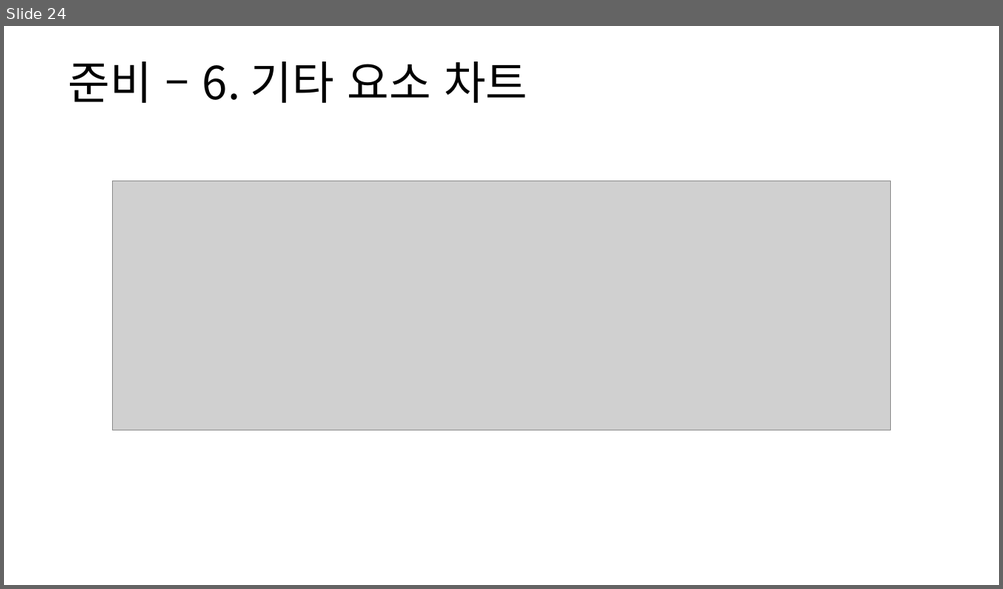
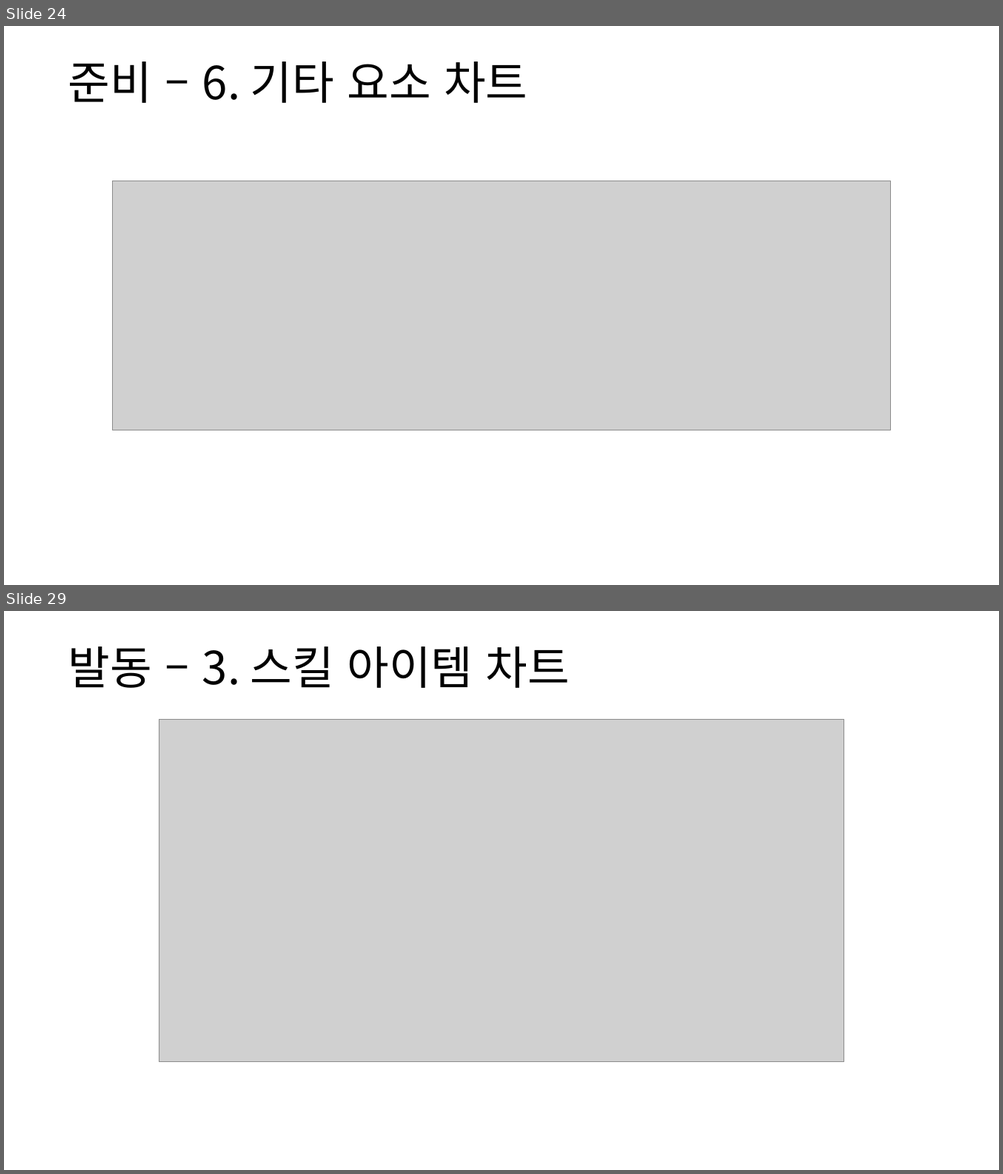
Before and after one commit to yjk0401/unityenginebasic_9th, a slide deck: 기획/방랑엽사전/스킬 시스템 기획서.pptx. Shown one above the other, each under a label of ours: slide 24 before the commit, slides 24 and 29 after it; the slides between them are not shown. The pictures are 1003x589 and 1003x1174 pixels, drawn with LibreOffice and Linux fonts; fonts in the diff are those of the drawing; grey boxes stand for pictures. Boxes give left, top, right and bottom in pixels: in the first picture for what was removed or moved away, otherwise in the second. Text is boxed around its words. In the diff, an @@ line names an element or a change of style, - is before the commit and + after.

```diff
--- a/기획/방랑엽사전/스킬 시스템 기획서.pptx
+++ b/기획/방랑엽사전/스킬 시스템 기획서.pptx
@@ slide 29 added at [4,611,999,1170], background #FFFFFF @@
@@ text added at [68,647,569,688], 44 pt, text #000000 @@
+발동 – 3. 스킬 아이템 차트
@@ picture added at [159,719,844,1062] @@
```
Also in this commit, not shown: 1 slide changed, 13 other slides added, 10 other files.
